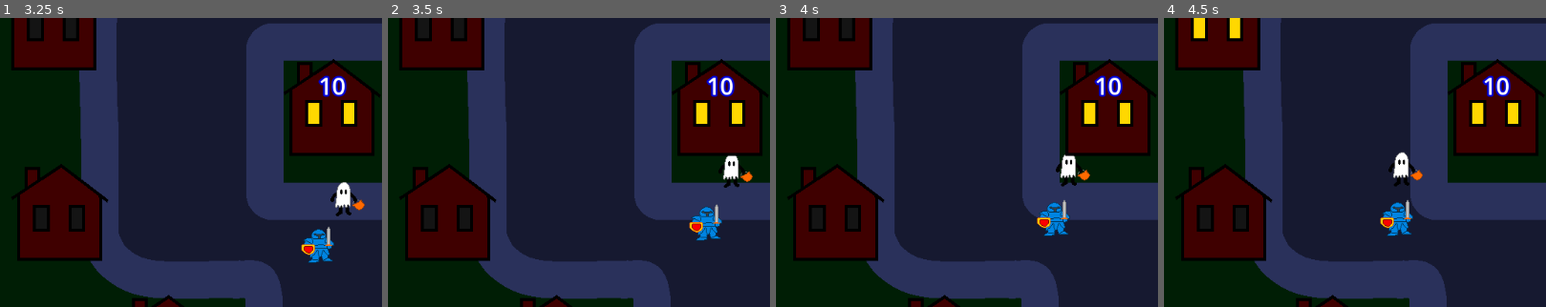
Above: before the commit, frames 1-4 (left to right).
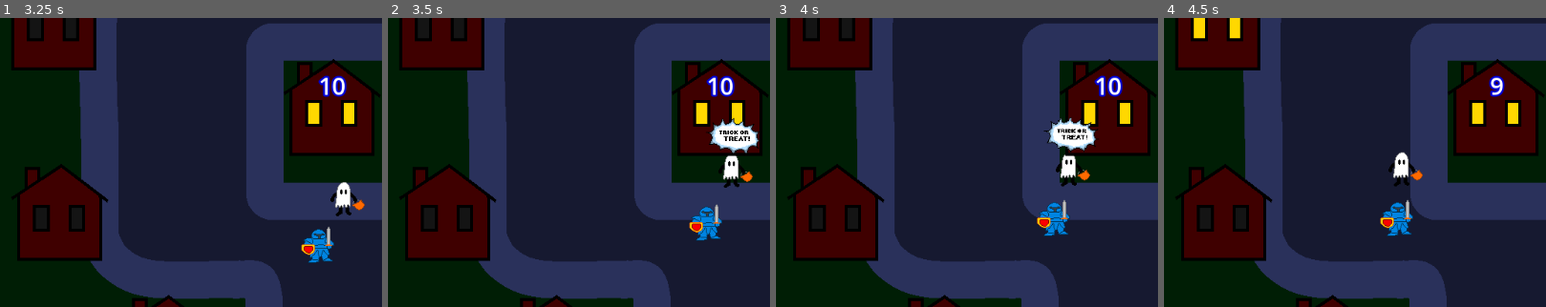
Above: after the commit, the same moments.

Repository: King9999/trickortreat_godot
Game: Godot game, scene res://Scenes/main.tscn
Same seed, same stepped clock (60 frames per second), same inputs: the game is played once before the commit and once after it.
Inputs:
- Up to frame 1 (3.25 s): tap Enter at 0.5 s; hold Right 0.53-1.28 s; hold Down 1.28-2.03 s; hold Right 2.03-2.78 s; hold Up from 2.78 s (still down)
- Up to frame 2 (3.5 s): keep holding Up
- Up to frame 3 (4 s): release Up at 3.53 s; hold Left from 3.53 s (still down)
- Up to frame 4 (4.5 s): keep holding Left
The pictures show only the part of the screen within x 0-50%, y 30-80%; the shares and areas given below are measured in that part.

Frame 1 is identical in both runs. In frame 2, 1.1% of the frame differs, in the area x 83-98%, y 34-47%; in frame 3, 1.0%; in frame 4, 0.4%.

Commit message:
Added the rest of the costumes

Diff:
--- a/Scenes/costume_base.tscn
+++ b/Scenes/costume_base.tscn
@@ -1,17 +1,23 @@
-[gd_scene load_steps=4 format=3 uid="uid://bdxcb48ykudp7"]
+[gd_scene load_steps=5 format=3 uid="uid://bdxcb48ykudp7"]
 
 [ext_resource type="Texture2D" uid="uid://ca656t6mccsoa" path="res://Sprites/Costumes/Ghost.png" id="2_eai3y"]
 [ext_resource type="Script" uid="uid://bek7l5luwlgfu" path="res://Scripts/costume_base.gd" id="3_0je84"]
+[ext_resource type="Texture2D" uid="uid://lkam1138gk1" path="res://Sprites/trickortreat_bubble.png" id="3_816r2"]
 
 [sub_resource type="CircleShape2D" id="CircleShape2D_0je84"]
 
 [node name="CostumeBase" type="CharacterBody2D"]
 script = ExtResource("3_0je84")
 
-[node name="Sprite2D" type="Sprite2D" parent="."]
+[node name="Sprite_Costume" type="Sprite2D" parent="."]
 texture = ExtResource("2_eai3y")
 
 [node name="Collison" type="CollisionShape2D" parent="."]
 position = Vector2(-4, 0)
 scale = Vector2(-1.72492, -1.72492)
 shape = SubResource("CircleShape2D_0je84")
+
+[node name="Sprite_Trick Or Treat Bubble" type="Sprite2D" parent="."]
+z_index = 2
+position = Vector2(0, -46)
+texture = ExtResource("3_816r2")
--- a/Scenes/costume_knight.tscn
+++ b/Scenes/costume_knight.tscn
@@ -11,7 +11,7 @@
 move_speed = 120.0
 collecting_candy = true
 
-[node name="Sprite2D" parent="." index="0"]
+[node name="Sprite_Costume" parent="." index="0"]
 texture = ExtResource("2_523sj")
 
 [node name="Collison" parent="." index="1"]
--- /dev/null
+++ b/Scenes/costume_princess.tscn
@@ -0,0 +1,14 @@
+[gd_scene load_steps=4 format=3 uid="uid://dkaywba7sevkf"]
+
+[ext_resource type="PackedScene" uid="uid://bdxcb48ykudp7" path="res://Scenes/costume_base.tscn" id="1_vvpdn"]
+[ext_resource type="Texture2D" uid="uid://ykrtpm2tphvj" path="res://Sprites/Costumes/Princess.png" id="2_0rhwp"]
+[ext_resource type="Script" uid="uid://colahqsncmr02" path="res://Scripts/costume_princess.gd" id="2_d2q3r"]
+
+[node name="CostumeBase" instance=ExtResource("1_vvpdn")]
+script = ExtResource("2_d2q3r")
+
+[node name="Sprite_Costume" parent="." index="0"]
+texture = ExtResource("2_0rhwp")
+
+[node name="Collison" parent="." index="1"]
+position = Vector2(0, 0)
--- /dev/null
+++ b/Scenes/costume_witch.tscn
@@ -0,0 +1,12 @@
+[gd_scene load_steps=3 format=3 uid="uid://4s36quwb0krr"]
+
+[ext_resource type="PackedScene" uid="uid://bdxcb48ykudp7" path="res://Scenes/costume_base.tscn" id="1_hqxtc"]
+[ext_resource type="Texture2D" uid="uid://ylv2lvrxlh0b" path="res://Sprites/Costumes/Witch.png" id="2_abn3v"]
+
+[node name="CostumeBase" instance=ExtResource("1_hqxtc")]
+
+[node name="Sprite_Costume" parent="." index="0"]
+texture = ExtResource("2_abn3v")
+
+[node name="Collison" parent="." index="1"]
+position = Vector2(0, 0)
--- a/Scripts/costume_base.gd
+++ b/Scripts/costume_base.gd
@@ -30,6 +30,8 @@
 @export var trick_cooldown: float           #cooldown of each trick.
 var trick_active: bool
 
+@onready var trick_or_treat_sprite: Sprite2D = $"Sprite_Trick Or Treat Bubble"
+
 #consts
 const MAX_CANDY: int = 999
 const INIT_CANDY_DROP_AMOUNT: int = 5
@@ -37,7 +39,9 @@
 
 # Called when the node enters the scene tree for the first time.
 func _ready() -> void:
-	pass
+	trick_or_treat_sprite.visible = false
+	set_default_candy_taken(1)
+
 
 # Called every frame. 'delta' is the elapsed time since the previous frame.
 func _process(delta: float) -> void:
@@ -56,8 +60,13 @@
 	if candy_amount >= amount:
 		candy_amount -= amount
 
-func _set_default_candy_taken(amount: int):
-	pass
+func set_default_candy_taken(amount: int):
+	default_candy_taken = amount
+	candy_taken = default_candy_taken
+
+## Used when a player approaches a house to collect candy.
+func call_trick_or_treat(toggle: bool):
+	trick_or_treat_sprite.visible = toggle
 
 #player movement TODO: Must change this so each player has seprate controls.
 func _physics_process(delta: float) -> void:
--- a/Scripts/costume_ghost.gd
+++ b/Scripts/costume_ghost.gd
@@ -5,7 +5,8 @@
 extends Costume
 
 func _ready() -> void:
-	_set_default_candy_taken(1)
+	super._ready()				#calls the _ready() function from parent node.
+	#_set_default_candy_taken(1)
 
 #TODO: add code for trick
 func _set_default_candy_taken(amount: int):
--- a/Scripts/costume_knight.gd
+++ b/Scripts/costume_knight.gd
@@ -4,7 +4,8 @@
 extends Costume
 
 func _ready() -> void:
-	_set_default_candy_taken(2)
+	super._ready()			#calls the _ready() function from parent node.
+	#_set_default_candy_taken(2)
 	move_speed = BASE_MOVE_SPEED - 30
 	candy_drop_amount = INIT_CANDY_DROP_AMOUNT - 3
 
--- /dev/null
+++ b/Scripts/costume_princess.gd
@@ -0,0 +1,9 @@
+"""
+The Princess has no special abilities, but gets double the amount of candy from houses.
+"""
+
+extends Costume
+
+func _ready() -> void:
+	super._ready()
+	set_default_candy_taken(2)
--- a/Scripts/house.gd
+++ b/Scripts/house.gd
@@ -60,19 +60,10 @@
 			candy_text.text = str(candy_amount)
 
 			if candy_amount <= 0:
-				#time to restock
-				#last_restock_time = Time.get_unix_time_from_system()
-				#restock_time = randi_range(MIN_RESTOCK_TIME * 2, MAX_RESTOCK_TIME * 2)    #restock takes longer during a game
-				#can_stock_candy = false
-				#candy_being_collected = false
+				#house emits a signal that house manager picks up to turn off lights.
+				on_house_empty.emit(self)
 
-				#lights out!
-				#house_sprite.texture = load(house_light_off)
-				#TODO: update house manager to have 1 less house with candy.
-				on_house_empty.emit(self)
-				#print("{0} has no more candy!".format([name]))
-
-
+## Called when a player enters the HouseCollision node.
 func _on_candy_pickup_area_entered(player: Costume) -> void:
 	#print("{0} is in front of house {1}".format([player.costume_name, name]))
 
@@ -82,7 +73,9 @@
 
 	self.player = player
 	#TODO: display "trick or treat for half a second
-	await get_tree().create_timer(0.5).timeout
+	player.call_trick_or_treat(true)
+	await get_tree().create_timer(0.8).timeout
+	player.call_trick_or_treat(false)
 	#TODO: player collects candy until they move away from house or house is empty
 	candy_being_collected = true;
 	print("{0} is collecting candy in front of house {1}".format([player.costume_name, name]))
Not shown, added: Scripts/costume_princess.gd.uid
